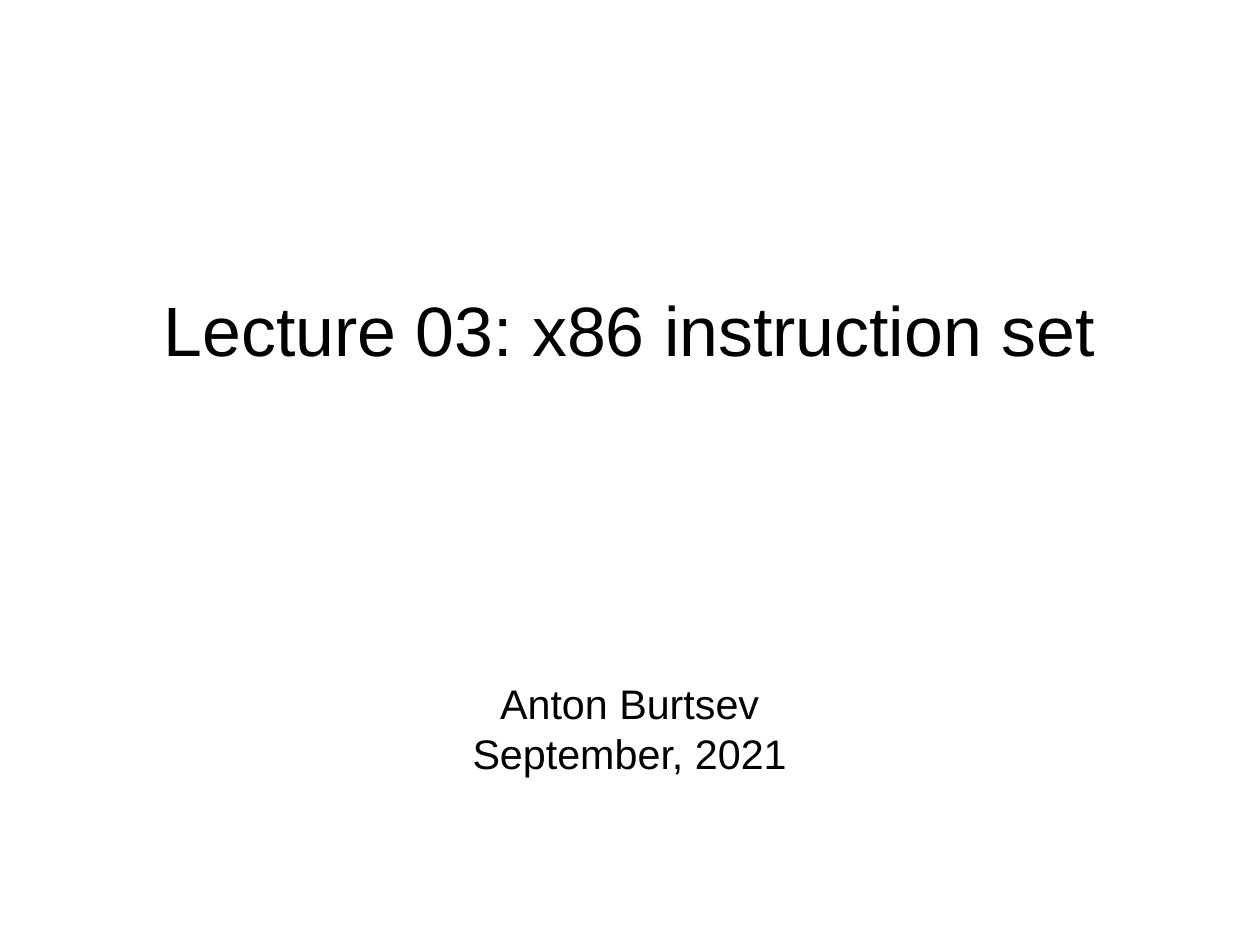
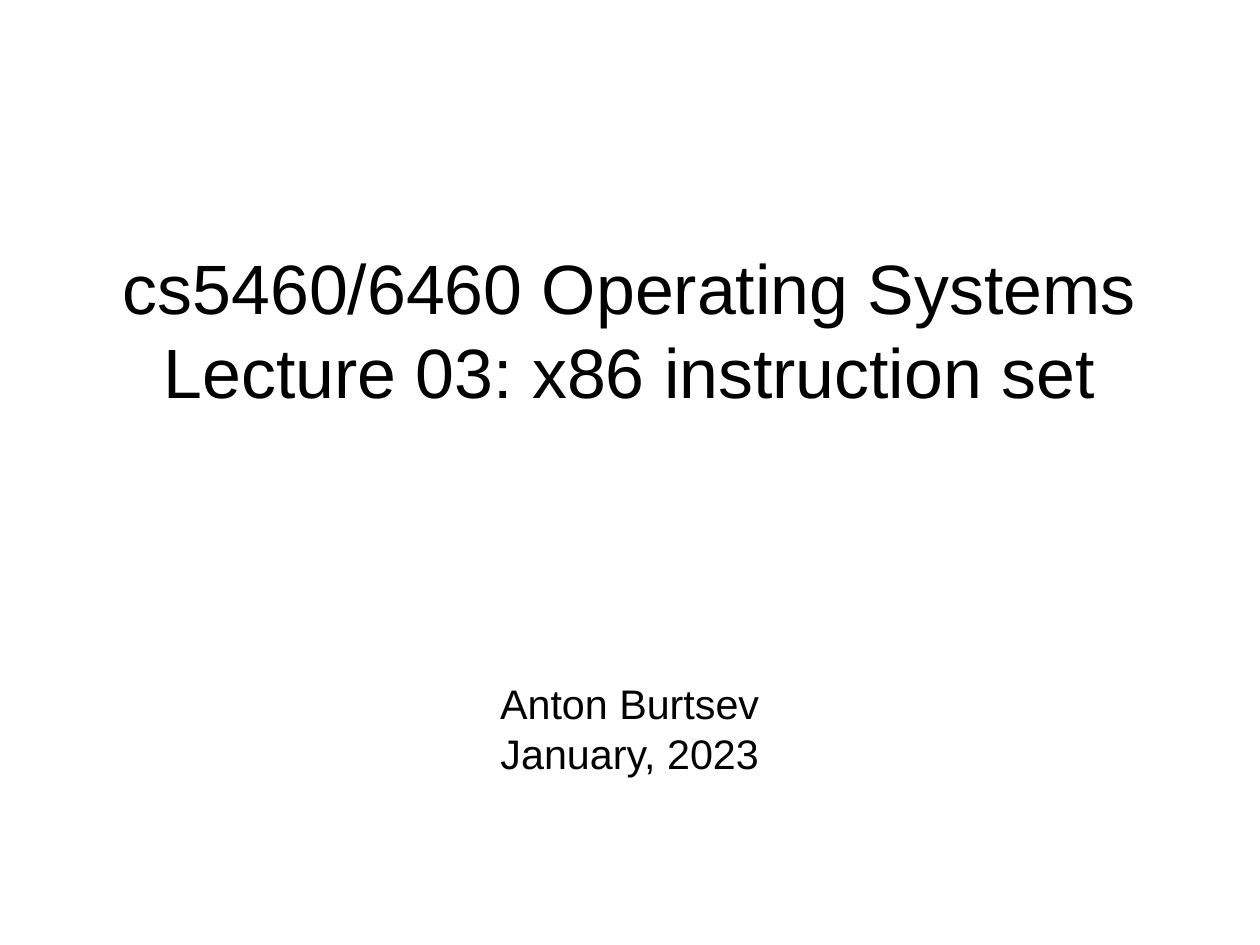
Before and after one commit to antonburtsev/cs5460, a slide deck: slide 1 of lectures/lecture03-x86-asm/lecture03-x86-asm.odp. Drawn at 1260x945 pixels with LibreOffice and Linux fonts; fonts in the diff are those of the drawing. Boxes give left, top, right and bottom in pixels: in the first picture for what was removed or moved away, otherwise in the second. Text is boxed around its words. In the diff, an @@ line names an element or a change of style, - is before the commit and + after.

Commit message:
Lecture 03 asm

```diff
--- a/lectures/lecture03-x86-asm/lecture03-x86-asm.odp
+++ b/lectures/lecture03-x86-asm/lecture03-x86-asm.odp
@@ title at [123,263,1136,399]: text changed @@
-Lecture 03: x86 instruction set
+cs5460/6460 Operating Systems
+Lecture 03: x86 instruction set
@@ subtitle at [500,740,759,777]: text changed @@
-September, 2021
+January, 2023
```
Also in this commit, not shown: 1 other slide changed, 3 slides added, 1 other file.
